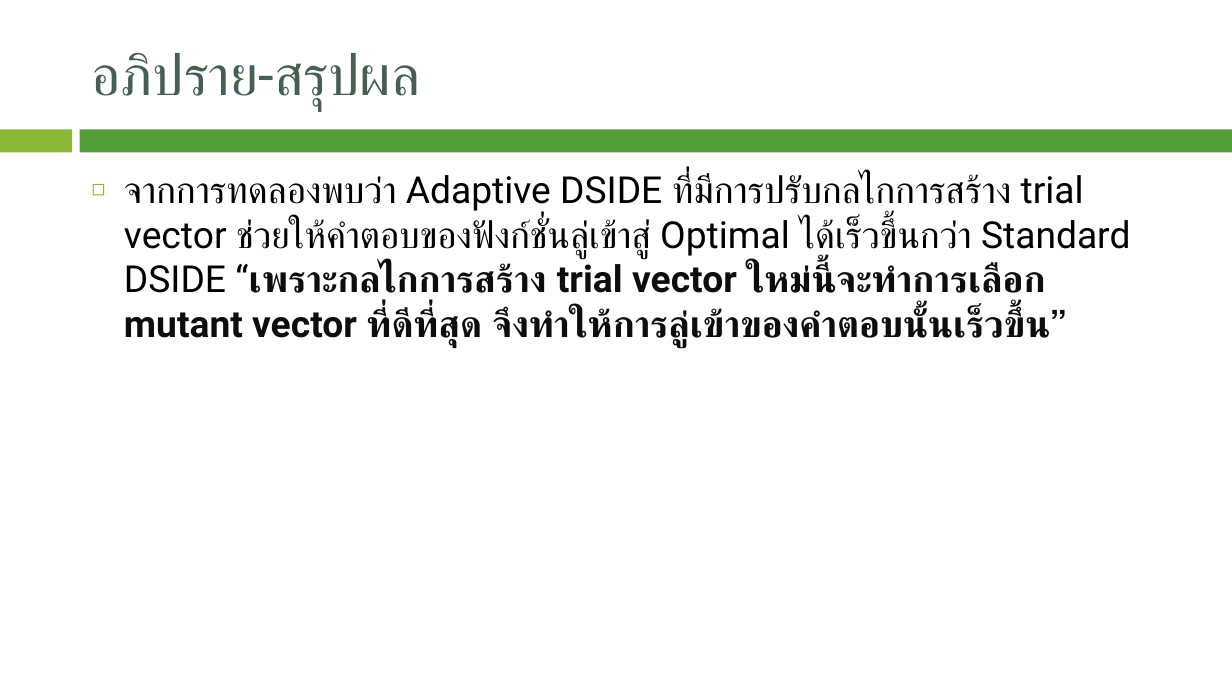
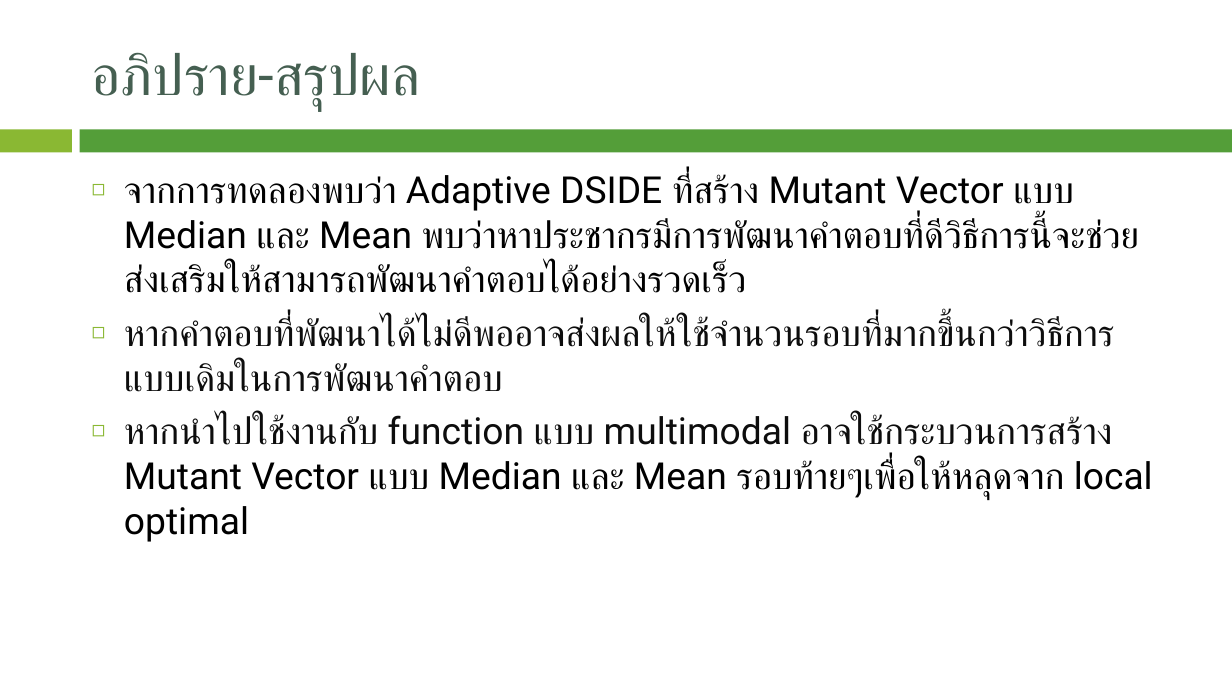
Before and after one commit to JhonSPattan/Algorithm, a slide deck: slide 17 of Adptive_DSIDE.pptx (slide 16 before the commit). Drawn at 1232x693 pixels with LibreOffice and Linux fonts; fonts in the diff are those of the drawing; background and template pictures are left out. Boxes give left, top, right and bottom in pixels: in the first picture for what was removed or moved away, otherwise in the second. Text is boxed around its words. In the diff, an @@ line names an element or a change of style, - is before the commit and + after.

```diff
--- a/Adptive_DSIDE.pptx
+++ b/Adptive_DSIDE.pptx
@@ text at (x1=124, y1=174, x2=1153, y2=542): text changed @@
-◻ จากการทดลองพบว่า Adaptive DSIDE ที่มีการปรับกลไกการสร้าง trial vector ช่วยให้คำตอบของฟังก์ชั่นลู่เข้าสู่ Optimal ได้เร็วขึ้นกว่า Standard DSIDE “เพราะกลไกการสร้าง trial vector ใหม่นี้จะทำการเลือก mutant vector ที่ดีที่สุด จึงทำให้การลู่เข้าของคำตอบนั้นเร็วขึ้น”
+◻ จากการทดลองพบว่า Adaptive DSIDE ที่สร้าง Mutant Vector แบบ Median และ Mean พบว่าหาประชากรมีการพัฒนาคำตอบที่ดีวิธีการนี้จะช่วยส่งเสริมให้สามารถพัฒนาคำตอบได้อย่างรวดเร็ว
+◻ หากคำตอบที่พัฒนาได้ไม่ดีพออาจส่งผลให้ใช้จำนวนรอบที่มากขึ้นกว่าวิธีการแบบเดิมในการพัฒนาคำตอบ
+◻ หากนำไปใช้งานกับ function แบบ multimodal อาจใช้กระบวนการสร้าง Mutant Vector แบบ Median และ Mean รอบท้ายๆเพื่อให้หลุดจาก local optimal
```
Also in this commit, not shown: 5 other slides changed, 1 slide added.
